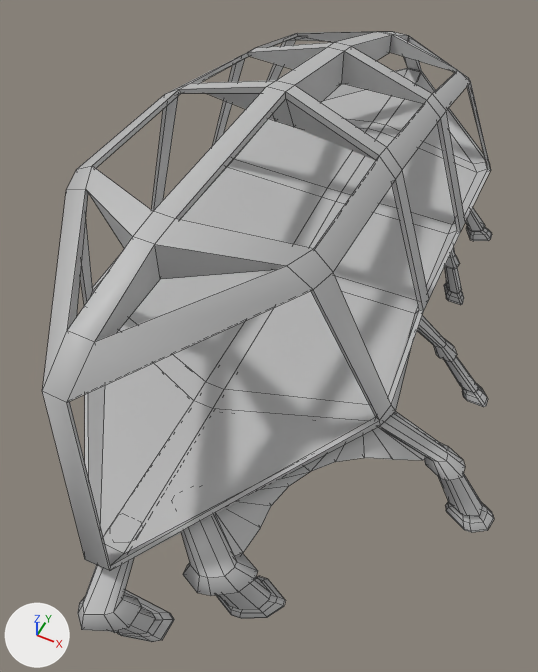
One commit to the FBX model Assets/Models/03 Museum Models/General/SM_DisplayLegs_01.fbx: the scene before it, then after it.
Both versions are drawn from a camera (50 mm lens) standing at (1.52, -3.58, 3.86) and looking at (0.18, -0.89, 0.5). Every picture has the same lights, and +X, +Y and +Z are marked at lower left. Mesh edges are drawn as thin lines. Where no turn or scale is listed for an object, it has been applied to the vertices.

Objects in the first picture: 'Display3:Display3'.
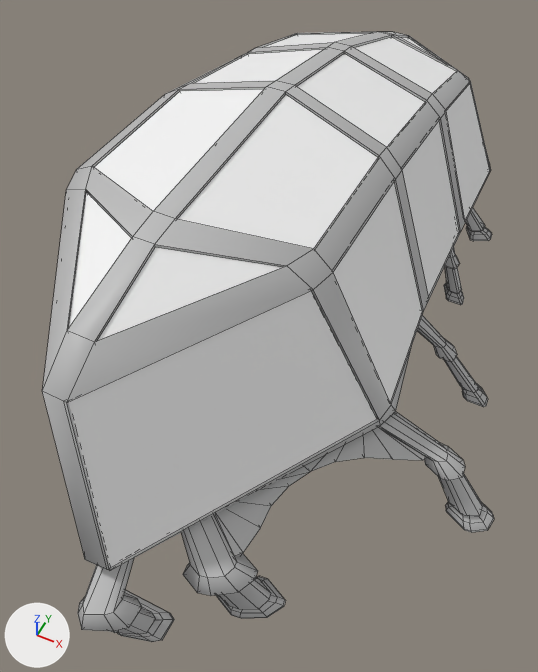
The newer file is also turned or shifted as a whole; pictures and numbers use the older file's frame.

Where the change shows, as pixel boxes (x1, y1, x2, y2) in the pictures (538 x 672 px):
part 1 of me_mesh, added: after (69, 34, 489, 568)

The change, as a diff of the scene's bpy script:
```diff
--- a/Assets/Models/03 Museum Models/General/SM_DisplayLegs_01.fbx.py
+++ b/Assets/Models/03 Museum Models/General/SM_DisplayLegs_01.fbx.py
@@ mat_glassy @@
+mat_glassy = principled_material('glassy')
+mat_glassy.base_color = (0.922, 0.922, 0.922)  # white #f6f6f6
@@ me_mesh @@
 # used by ob_display3_display3; location = (0.0, 0.0, 0.0)
-me_mesh.from_pydata(...)  # 1470 vertices, 1404 faces; spans x -1.12..1.75, y -2.83..2.23, z -0.02..1.86
+me_mesh.from_pydata(...)  # 1546 vertices, 1424 faces; spans x -1.12..1.75, y -2.83..2.23, z -0.02..1.86
+# me_mesh part 1
+# 76 vertices are added at x -0.92..1.04, y -2.61..2.2, z 0.66..1.84
+# 20 new faces join them, mat_glassy (white #f6f6f6)
 me_mesh.materials.append(mat_lambert1)
+me_mesh.materials.append(mat_glassy)  # white #f6f6f6
```
